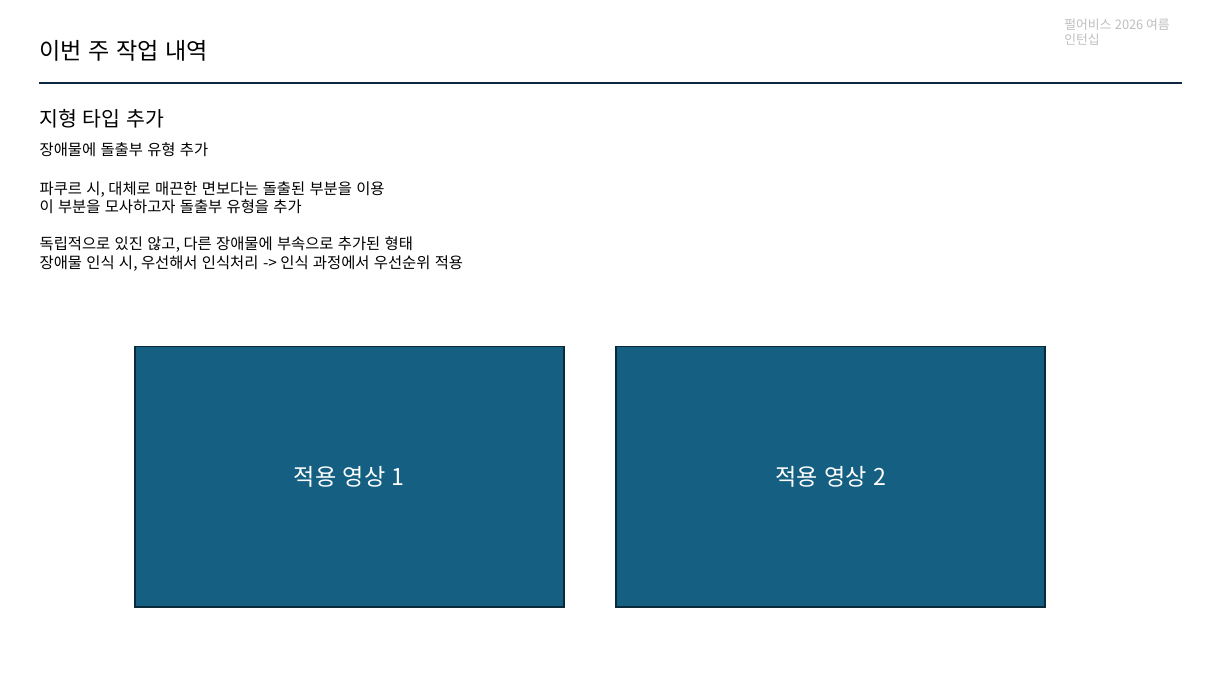
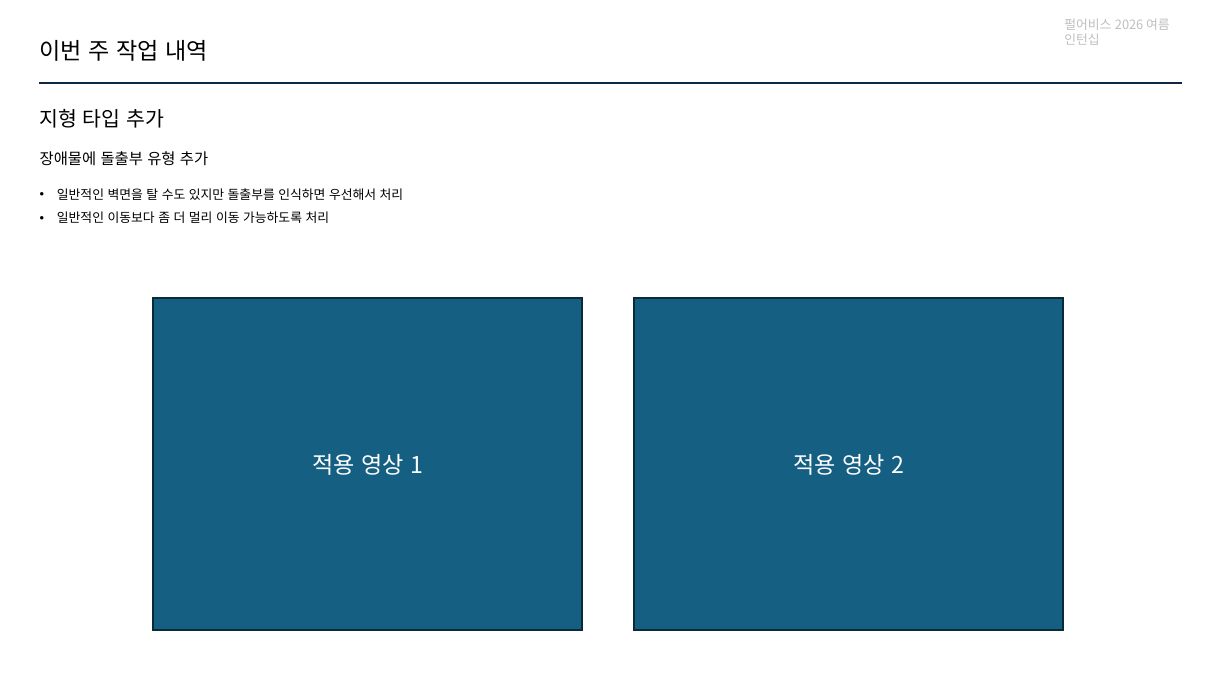
Before and after one commit to jhk0701/PA26-Character-Animation-Parkour, a slide deck: slide 9 of PPT/week6.pptx (slide 10 before the commit). Drawn at 1232x693 pixels with LibreOffice and Linux fonts; fonts in the diff are those of the drawing. Boxes give left, top, right and bottom in pixels: in the first picture for what was removed or moved away, otherwise in the second. Text is boxed around its words. In the diff, an @@ line names an element or a change of style, - is before the commit and + after.

```diff
--- a/PPT/week6.pptx
+++ b/PPT/week6.pptx
@@ text "장애물에 돌출부 유형 추가" at [40, 151, 208, 166]: line spacing 1 to 1.5 @@
@@ text removed at [40, 181, 463, 271] @@
-파쿠르 시, 대체로 매끈한 면보다는 돌출된 부분을 이용
-이 부분을 모사하고자 돌출부 유형을 추가
-독립적으로 있진 않고, 다른 장애물에 부속으로 추가된 형태
-장애물 인식 시, 우선해서 인식처리 -> 인식 과정에서 우선순위 적용
@@ text added at [57, 188, 404, 223], 10 pt, text #000000 @@
+• 일반적인 벽면을 탈 수도 있지만 돌출부를 인식하면 우선해서 처리
+• 일반적인 이동보다 좀 더 멀리 이동 가능하도록 처리
@@ rectangle "적용 영상 1": place and size @@
-rectangle "적용 영상 1" at [135, 347, 564, 607]
+rectangle "적용 영상 1" at [153, 299, 582, 630]
@@ rectangle "적용 영상 2": place and size @@
-rectangle "적용 영상 2" at [616, 347, 1045, 607]
+rectangle "적용 영상 2" at [634, 299, 1063, 630]
```
Also in this commit, not shown: 11 other slides changed, 1 slide added, 1 slide removed, 11 other files.
